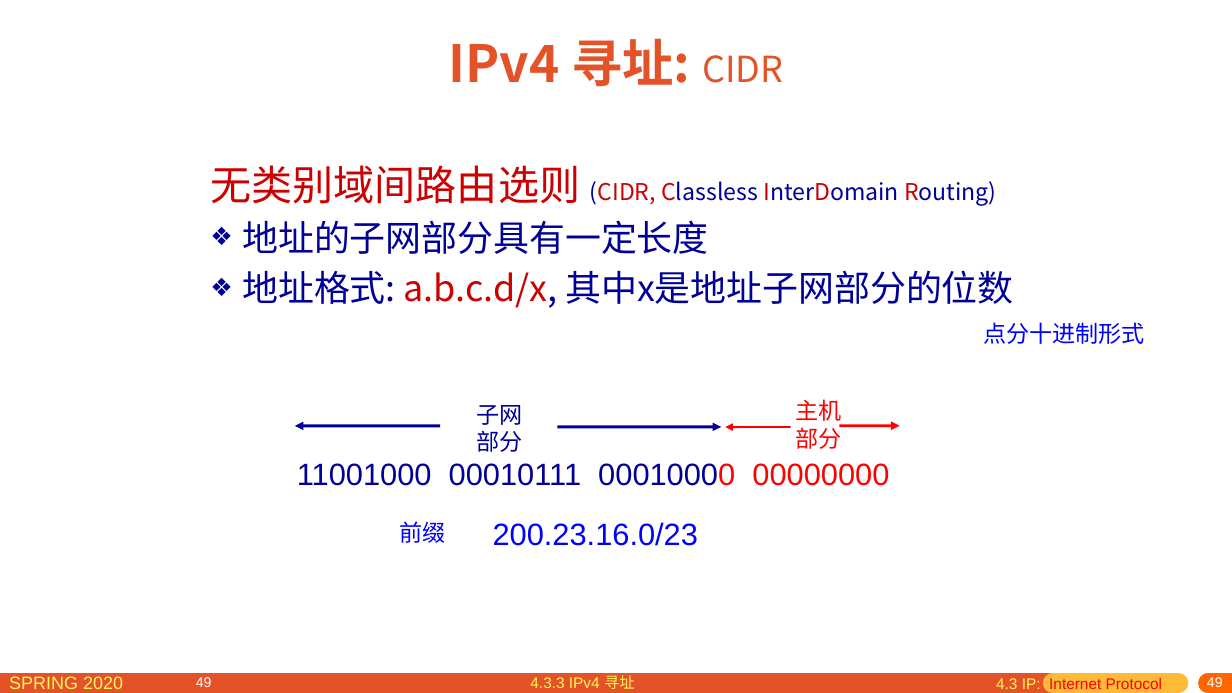
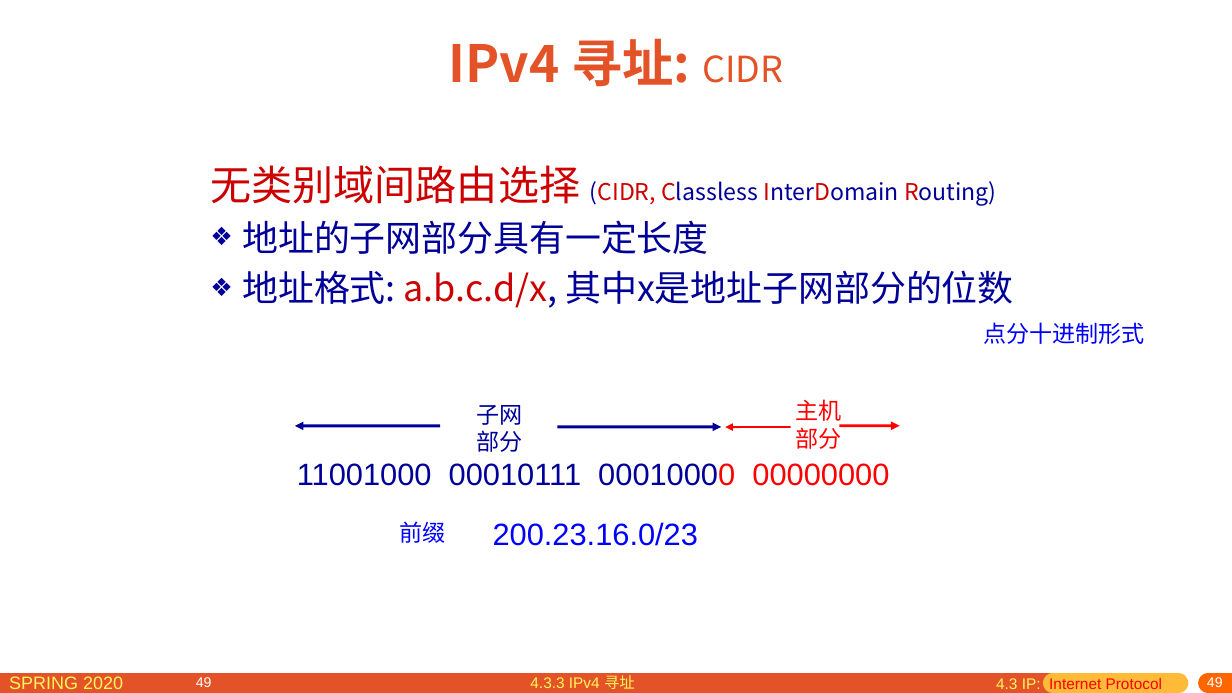
Before and after one commit to network-distributed/presentations, a slide deck: slide 49 of chapter4_cn.pptx. Drawn at 1232x693 pixels with LibreOffice and Linux fonts; fonts in the diff are those of the drawing. Boxes give left, top, right and bottom in pixels: in the first picture for what was removed or moved away, otherwise in the second. Text is boxed around its words. In the diff, an @@ line names an element or a change of style, - is before the commit and + after.

```diff
--- a/chapter4_cn.pptx
+++ b/chapter4_cn.pptx
@@ text at (210,165,997,205): text changed @@
-无类别域间路由选则 (CIDR, Classless InterDomain Routing)
+无类别域间路由选择 (CIDR, Classless InterDomain Routing)
```
Also in this commit, not shown: 15 other slides changed, 1 other file.
